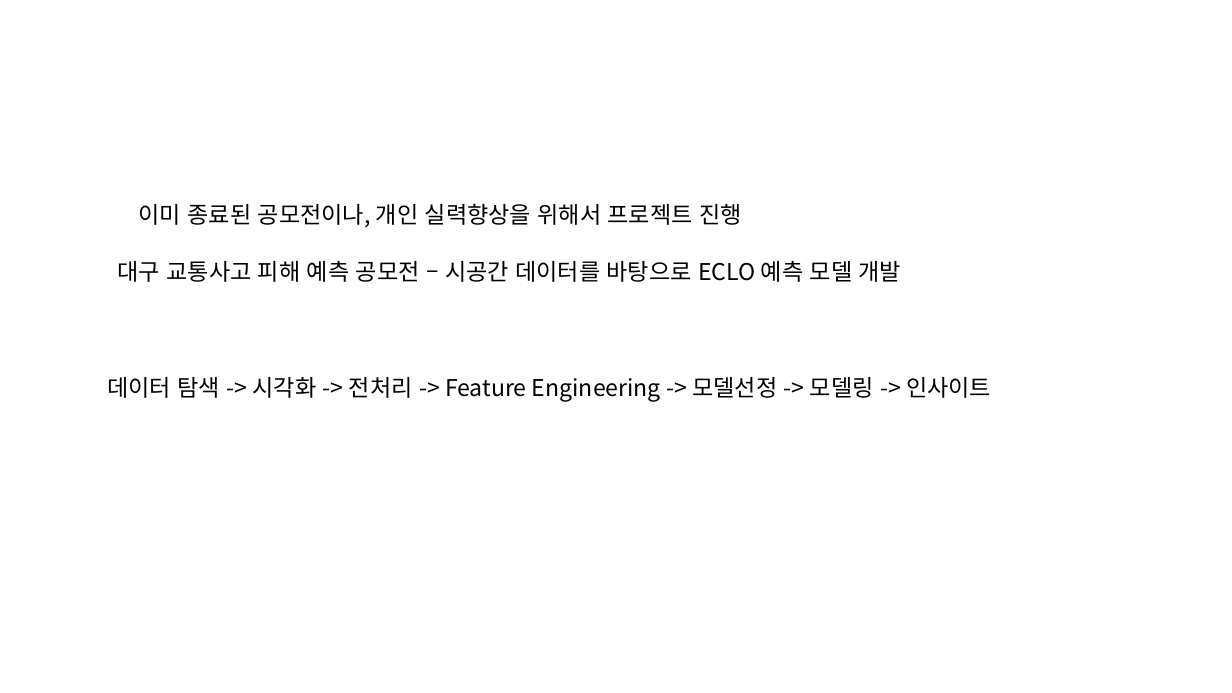
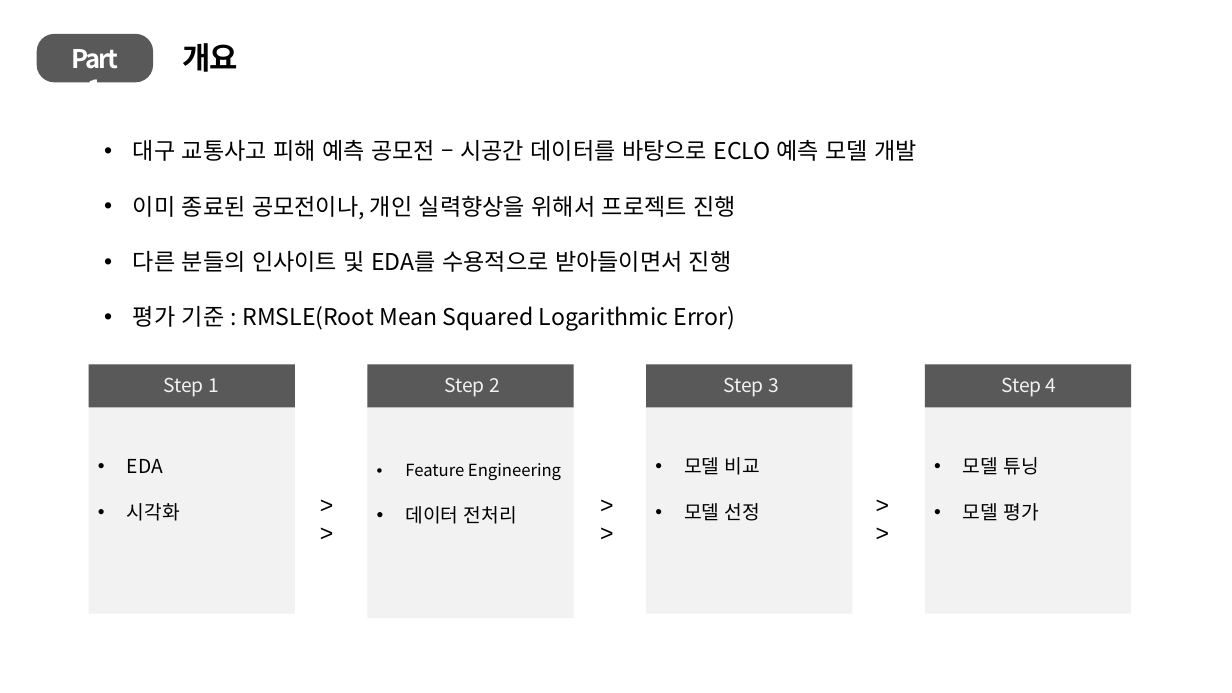
Before and after one commit to vvvjh112/DACON_Practice, a slide deck: slide 3 of Daegu/보고서/대구교통사고 예측.pptx (slide 2 before the commit). Drawn at 1232x693 pixels with LibreOffice and Linux fonts; fonts in the diff are those of the drawing. Boxes give left, top, right and bottom in pixels: in the first picture for what was removed or moved away, otherwise in the second. Text is boxed around its words. In the diff, an @@ line names an element or a change of style, - is before the commit and + after.

```diff
--- a/Daegu/보고서/대구교통사고 예측.pptx
+++ b/Daegu/보고서/대구교통사고 예측.pptx
@@ rounded rectangle added at (x1=37, y1=34, x2=153, y2=82), fill #595959 @@
@@ text added at (x1=71, y1=49, x2=119, y2=83), 20 pt, text #FFFFFF, bold @@
+Part 1
@@ text added at (x1=183, y1=43, x2=238, y2=72), 24 pt, text #000000, bold @@
+개요
@@ text "대구 교통사고 피해 예측 공모전 ..." moved from (x1=118, y1=261, x2=902, y2=282) to (x1=133, y1=140, x2=917, y2=331) @@
@@ text at (x1=133, y1=140, x2=917, y2=161): bullet none to • @@
@@ text at (x1=133, y1=195, x2=736, y2=331): paragraphs added @@
+• 이미 종료된 공모전이나, 개인 실력향상을 위해서 프로젝트 진행
+• 다른 분들의 인사이트 및 EDA를 수용적으로 받아들이면서 진행
+• 평가 기준 : RMSLE(Root Mean Squared Logarithmic Error)
@@ text removed at (x1=139, y1=203, x2=742, y2=227) @@
-이미 종료된 공모전이나, 개인 실력향상을 위해서 프로젝트 진행
@@ rectangle added at (x1=89, y1=364, x2=295, y2=614), fill #F2F2F2, 15 pt, text #000000 @@
+• EDA
+• 시각화
@@ rectangle added at (x1=89, y1=364, x2=295, y2=407), fill #595959 @@
@@ text removed at (x1=107, y1=377, x2=991, y2=402) @@
-데이터 탐색 -> 시각화 -> 전처리 -> Feature Engineering -> 모델선정 -> 모델링 -> 인사이트
@@ text added at (x1=163, y1=377, x2=219, y2=397), 15 pt, text #F2F2F2 @@
+Step 1
@@ rectangle added at (x1=368, y1=369, x2=574, y2=618), fill #F2F2F2, 13 pt, text #000000 @@
+• Feature Engineering
+• 데이터 전처리
@@ rectangle added at (x1=368, y1=364, x2=574, y2=407), fill #595959 @@
@@ text added at (x1=444, y1=377, x2=500, y2=397), 15 pt, text #F2F2F2 @@
+Step 2
@@ rectangle added at (x1=646, y1=364, x2=852, y2=614), fill #F2F2F2, 15 pt, text #000000 @@
+• 모델 비교
+• 모델 선정
@@ rectangle added at (x1=646, y1=364, x2=852, y2=407), fill #595959 @@
@@ text added at (x1=723, y1=377, x2=779, y2=397), 15 pt, text #F2F2F2 @@
+Step 3
@@ rectangle added at (x1=925, y1=364, x2=1131, y2=614), fill #F2F2F2, 15 pt, text #000000 @@
+• 모델 튜닝
+• 모델 평가
@@ rectangle added at (x1=925, y1=364, x2=1131, y2=407), fill #595959 @@
@@ text added at (x1=1001, y1=377, x2=1057, y2=397), 15 pt, text #F2F2F2 @@
+Step 4
@@ text added at (x1=311, y1=486, x2=350, y2=523), 18 pt, text #000000 @@
+>>
@@ text added at (x1=592, y1=486, x2=631, y2=523), 18 pt, text #000000 @@
+>>
@@ text added at (x1=867, y1=486, x2=907, y2=523), 18 pt, text #000000 @@
+>>
```
Also in this commit, not shown: 4 other slides changed, 11 slides added, 6 slides removed, 2 other files.
